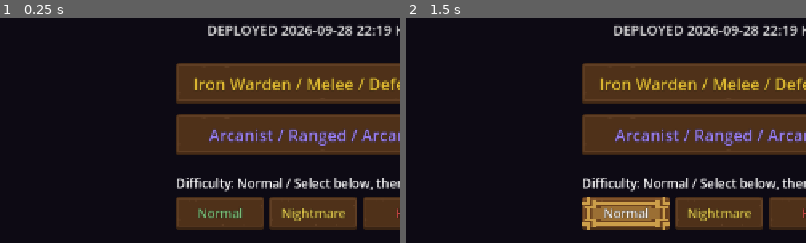
Above: before the commit, frames 1-2 (left to right).
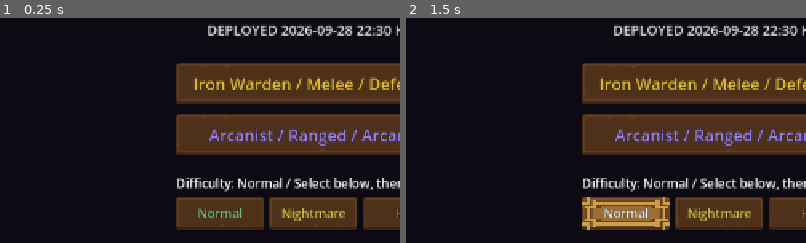
Above: after the commit, the same moments.

Repository: jflakeee/diablo
Game: Godot game, scene res://main.tscn
Two runs of this game, one before a commit and one after it. Both use one fixed random seed, a clock stepped at 60 frames per second and the inputs below.
Inputs:
- Up to frame 1 (0.25 s): no input
- Up to frame 2 (1.5 s): click "Normal" at 0.5 s; click "Normal" at 1.25 s
The pictures show only the part of the screen within x 11-61%, y 32-82%; the shares and areas given below are measured in that part.

The runs differ from the first frame. In frame 1, 0.1% of the frame differs, in the area x 94-98%, y 3-8%; in frame 2, 0.1%.

Commit message:
Restore active streamed map state from saves

Diff:
--- a/prototype/game_dungeon/main.gd
+++ b/prototype/game_dungeon/main.gd
@@ -37,7 +37,7 @@
 const TemplateTheme := preload("res://ui/template_theme.gd")
 const CombatFX := preload("res://combat_fx.gd")
 const WorldStream := preload("res://world_stream.gd")
-const DEPLOYED_AT_KST := "2026-09-28 22:19 KST"
+const DEPLOYED_AT_KST := "2026-09-28 22:30 KST"
 
 var _grid: Array = []
 var _astar: AStarGrid2D
@@ -1873,6 +1873,7 @@
 		"vision_relic_timer": _vision_relic_timer,
 		"arc_flasks": _arc_flasks,
 		"world_stream": _world_stream.snapshot() if _world_stream != null else {},
+		"player_global_tile": [_player.gx + _stream_grid_origin.x, _player.gy + _stream_grid_origin.y],
 	}
 
 func _save_game() -> void:
@@ -1940,10 +1941,25 @@
 	var saved_stream: Dictionary = state.get("world_stream", {})
 	_stream_epoch = int(saved_stream.get("generation_epoch", _stream_epoch))
 	_clear_travel_nodes()
-	_generate_dungeon()
+	var stream_restored := false
+	if not saved_stream.is_empty() and int(saved_stream.get("floor_id", -1)) == _dlevel and int(saved_stream.get("act", -1)) == _act:
+		_world_stream = WorldStream.new()
+		stream_restored = _world_stream.restore(saved_stream)
+	if stream_restored:
+		var restored_layout := _world_stream.compose_active_grid()
+		_stream_grid_origin = restored_layout["grid_origin"]
+		_stream_chunk_rects = restored_layout["chunk_rects"]
+		_apply_dungeon_layout(restored_layout)
+	else:
+		_generate_dungeon()
 	_build_minimap_tex()
-	_player.gx = _ent_cell.x
-	_player.gy = _ent_cell.y
+	var saved_global: Array = state.get("player_global_tile", [])
+	if stream_restored and saved_global.size() == 2:
+		_player.gx = float(saved_global[0]) - _stream_grid_origin.x
+		_player.gy = float(saved_global[1]) - _stream_grid_origin.y
+	if not stream_restored or not _walkable(_player.gx, _player.gy):
+		_player.gx = _ent_cell.x
+		_player.gy = _ent_cell.y
 	_player.position = _iso(_player.gx, _player.gy)
 	if _merc != null:
 		_merc.gx = _player.gx + 1
--- a/prototype/game_dungeon/world_stream.gd
+++ b/prototype/game_dungeon/world_stream.gd
@@ -124,6 +124,7 @@
 			"id": chunk["id"], "sequence": chunk["sequence"],
 			"coord": [chunk["coord"].x, chunk["coord"].y],
 			"seed": chunk["seed"], "entry_side": chunk["entry_side"],
+			"entry_direction": [chunk["entry_direction"].x, chunk["entry_direction"].y],
 			"exit_direction": [chunk["exit_direction"].x, chunk["exit_direction"].y],
 			"gate_offset": chunk["gate_offset"],
 			"revealed_rooms": chunk["revealed_rooms"].duplicate(true),
@@ -134,6 +135,48 @@
 		"generation_epoch": generation_epoch, "next_sequence": next_sequence,
 		"active_chunks": chunks, "used_chunk_coords": used_chunk_coords.keys(),
 	}
+
+func restore(raw: Dictionary) -> bool:
+	var saved_chunks = raw.get("active_chunks", null)
+	if not saved_chunks is Array or saved_chunks.is_empty() or saved_chunks.size() > MAX_ACTIVE_CHUNKS:
+		return false
+	run_seed = int(raw.get("run_seed", 0))
+	floor_id = maxi(1, int(raw.get("floor_id", 1)))
+	act = maxi(1, int(raw.get("act", 1)))
+	generation_epoch = maxi(0, int(raw.get("generation_epoch", 0)))
+	next_sequence = maxi(0, int(raw.get("next_sequence", saved_chunks.size())))
+	active_chunks.clear()
+	used_chunk_coords.clear()
+	retired_chunks.clear()
+	for raw_coord in raw.get("used_chunk_coords", []):
+		used_chunk_coords[String(raw_coord)] = true
+	for raw_chunk in saved_chunks:
+		if not raw_chunk is Dictionary:
+			return false
+		var coord_values: Array = raw_chunk.get("coord", [])
+		var entry_values: Array = raw_chunk.get("entry_direction", [])
+		var exit_values: Array = raw_chunk.get("exit_direction", [])
+		if coord_values.size() != 2 or exit_values.size() != 2:
+			return false
+		var coord := Vector2i(int(coord_values[0]), int(coord_values[1]))
+		var entry_direction := _side_direction(String(raw_chunk.get("entry_side", "west")))
+		if entry_values.size() == 2:
+			entry_direction = Vector2i(int(entry_values[0]), int(entry_values[1]))
+		var seed := int(raw_chunk.get("seed", 0))
+		var level := LevelGen.generate_chunk(seed, act)
+		var chunk := {
+			"id": String(raw_chunk.get("id", "%d:%d:%d" % [floor_id, generation_epoch, int(raw_chunk.get("sequence", 0))])),
+			"sequence": int(raw_chunk.get("sequence", 0)), "coord": coord, "seed": seed,
+			"entry_direction": entry_direction, "entry_side": String(raw_chunk.get("entry_side", "west")),
+			"exit_direction": Vector2i(int(exit_values[0]), int(exit_values[1])),
+			"gate_offset": int(raw_chunk.get("gate_offset", CHUNK_TILE_SIDE / 2)),
+			"revealed_rooms": (raw_chunk.get("revealed_rooms", {}) as Dictionary).duplicate(true),
+			"frontier_consumed": bool(raw_chunk.get("frontier_consumed", false)),
+			"grid": level["grid"], "map_type": level["map_type"], "theme": level["theme"],
+		}
+		active_chunks.append(chunk)
+		used_chunk_coords[_coord_key(coord)] = true
+	return not active_chunks.is_empty()
 
 func _append_chunk(coord: Vector2i, entry_direction: Vector2i, entry_side: String) -> Dictionary:
 	var sequence := next_sequence
@@ -255,6 +298,12 @@
 	if direction == Vector2i.LEFT: return "west"
 	return ""
 
+static func _side_direction(side: String) -> Vector2i:
+	if side == "north": return Vector2i.UP
+	if side == "east": return Vector2i.RIGHT
+	if side == "south": return Vector2i.DOWN
+	return Vector2i.LEFT
+
 static func selftest() -> bool:
 	var stream := preload("res://world_stream.gd").new()
 	stream.setup(987654, 1, 1)
@@ -287,4 +336,7 @@
 		var long_composite: Dictionary = transition["composite"]
 		if int(long_composite["w"]) * int(long_composite["h"]) > 81 * 81:
 			return false
-	return long_stream.next_sequence == 101 and long_stream.used_chunk_coords.size() == 101 and long_stream.retired_chunks.size() == 98
+	if long_stream.next_sequence != 101 or long_stream.used_chunk_coords.size() != 101 or long_stream.retired_chunks.size() != 98:
+		return false
+	var restored := preload("res://world_stream.gd").new()
+	return restored.restore(stream.snapshot()) and restored.snapshot() == stream.snapshot() and restored.compose_active_grid()["grid"] == stream.compose_active_grid()["grid"]
